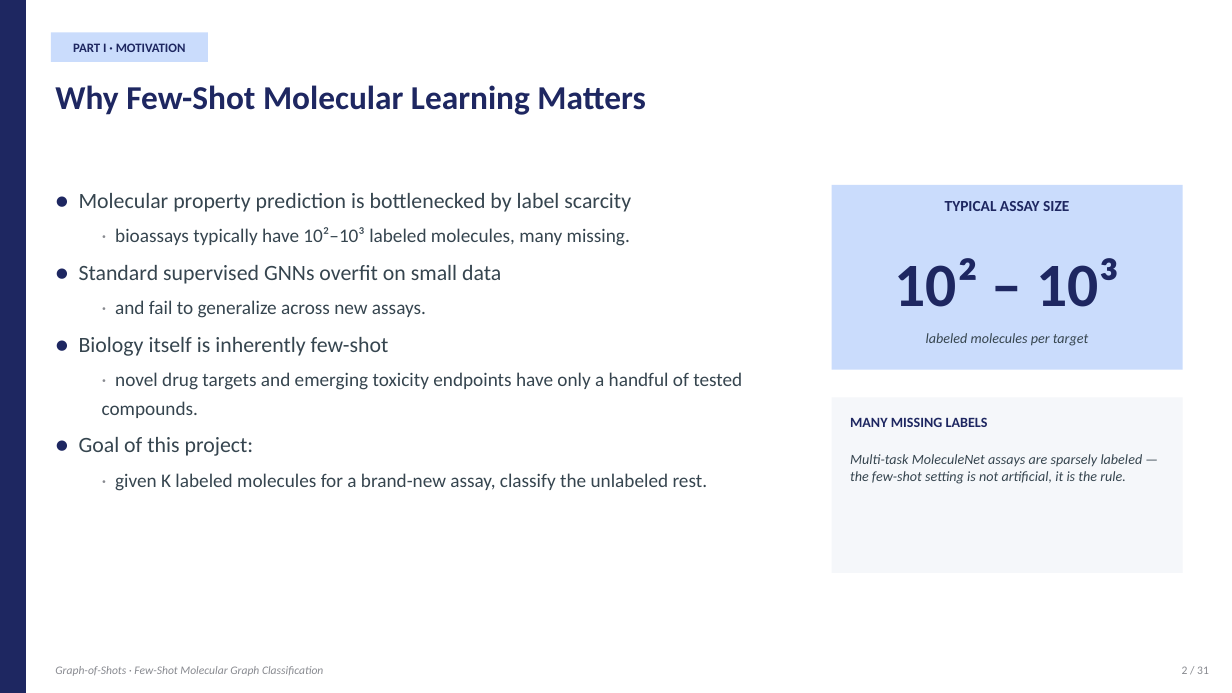
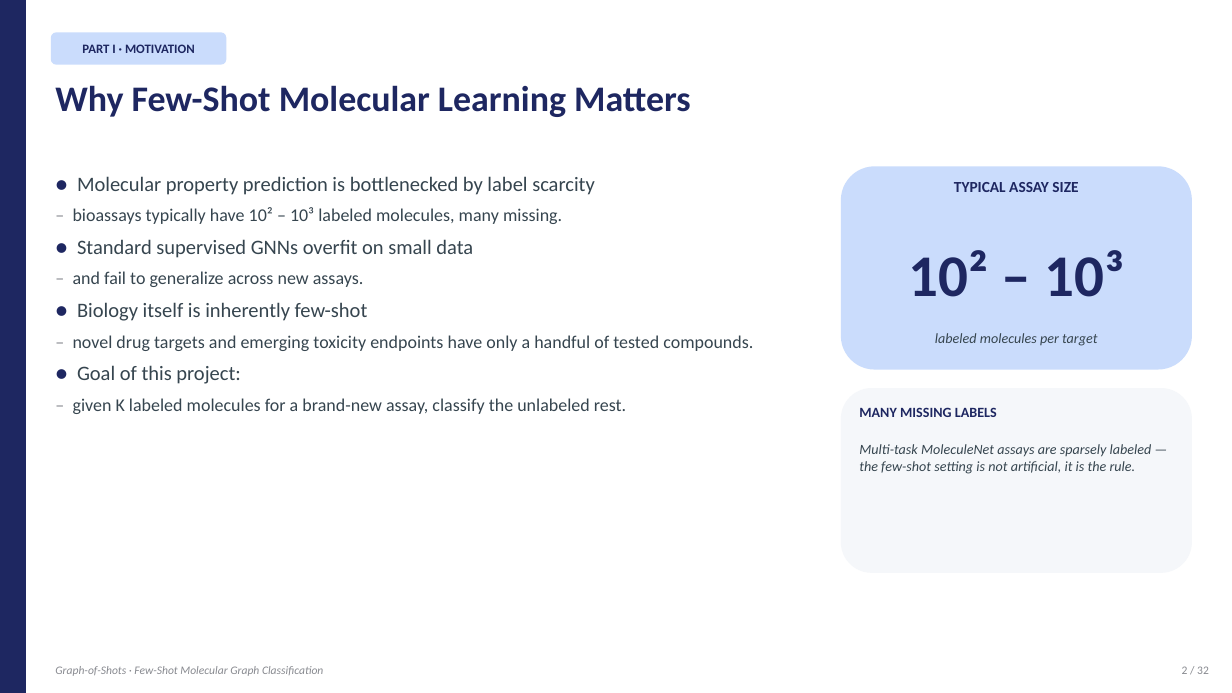
Before and after one commit to BDeMo/proj-mol, a slide deck: slide 2 of presentation/Graph-of-Shots.pptx. Drawn at 1232x693 pixels with LibreOffice and Linux fonts; fonts in the diff are those of the drawing. Boxes give left, top, right and bottom in pixels: in the first picture for what was removed or moved away, otherwise in the second. Text is boxed around its words. In the diff, an @@ line names an element or a change of style, - is before the commit and + after.

Commit message:
Rebuild PPT: native text + math-rendered formula images + clean diagrams
Previous approach used python-pptx shapes for formulas and custom diagrams,
which rendered unpredictably in MS Office (broken math symbols, misaligned
shapes). New approach:

  - All titles, bullets, callouts remain NATIVE PowerPoint text — fully
    editable, consistent formatting across Office versions.
  - Math formulas pre-rendered via matplotlib mathtext → PNG, embedded
    as pictures. Guarantees correct symbols: α, σ, ε, τ, ∑, subscripts,
    superscripts, Euclidean norms.
  - Complex diagrams (supervised pipeline, episode viz, encoder stack,
    GoS pipeline, iterative refinement, bipartite S-Q graph)
    pre-rendered via matplotlib → PNG, embedded as pictures.
  - Simple structures (tables, callout boxes, M1-M5 overview grid)
    still built with native pptx rectangles for editability.

Assets:
  presentation/formulas/  10 math PNGs (mathtext, transparent bg)
  presentation/diagrams/  6 diagram PNGs (matplotlib, transparent bg)
  presentation/figures/   4 result plots (from earlier)

```diff
--- a/presentation/Graph-of-Shots.pptx
+++ b/presentation/Graph-of-Shots.pptx
@@ text "PART I · MOTIVATION": place and size @@
-text "PART I · MOTIVATION" at [73, 43, 186, 52]
+text "PART I · MOTIVATION" at [82, 44, 195, 53]
@@ rectangle to rounded rectangle in 3 elements at [841, 388, 1192, 573], [841, 166, 1192, 370], [51, 32, 226, 65] @@
@@ rounded rectangle: place and size @@
-rounded rectangle at [51, 32, 208, 62]
+rounded rectangle at [51, 32, 226, 65]
@@ text "Why Few-Shot Molecular Learning Matters" at [55, 85, 691, 117]: size 26 to 28 pt @@
@@ text "● Molecular property prediction is ...": place and size @@
-text "● Molecular property prediction is ..." at [79, 193, 742, 491]
+text "● Molecular property prediction is ..." at [73, 176, 753, 414]
@@ text at [77, 176, 595, 384]: size 17 to 16 pt in "● Molecular property prediction is bottlenecked by ...", "● Standard supervised GNNs overfit on small ...", "● Biology itself is inherently few-shot", "● Goal of this project:"; line spacing 1.25 to 1.2; less space between paragraphs @@
@@ text "TYPICAL ASSAY SIZE": place and size @@
-text "TYPICAL ASSAY SIZE" at [945, 201, 1069, 211]
+text "TYPICAL ASSAY SIZE" at [954, 182, 1078, 192]
@@ rounded rectangle: place and size @@
-rounded rectangle at [832, 185, 1183, 370]
+rounded rectangle at [841, 166, 1192, 370]
@@ text at [73, 207, 562, 224]: text changed; size 15 to 14 pt @@
-  · bioassays typically have 10²–10³ labeled molecules, many missing.
+– bioassays typically have 10² – 10³ labeled molecules, many missing.
@@ text "10² – 10³": place and size @@
-text "10² – 10³" at [895, 258, 1119, 307]
+text "10² – 10³" at [909, 250, 1124, 297]
@@ text "10² – 10³" at [909, 250, 1124, 297]: size 48 to 46 pt @@
@@ text at [73, 271, 364, 287]: text changed; size 15 to 14 pt @@
-  · and fail to generalize across new assays.
+– and fail to generalize across new assays.
@@ text "labeled molecules per target": place and size @@
-text "labeled molecules per target" at [926, 333, 1088, 346]
+text "labeled molecules per target" at [935, 333, 1097, 346]
@@ text at [73, 335, 753, 351]: text changed; size 15 to 14 pt @@
-  · novel drug targets and emerging toxicity endpoints have only a handful of tested compounds.
+– novel drug targets and emerging toxicity endpoints have only a handful of tested compounds.
@@ rounded rectangle: place and size @@
-rounded rectangle at [832, 397, 1183, 573]
+rounded rectangle at [841, 388, 1192, 573]
@@ text at [73, 398, 626, 414]: text changed; size 15 to 14 pt @@
-  · given K labeled molecules for a brand-new assay, classify the unlabeled rest.
+– given K labeled molecules for a brand-new assay, classify the unlabeled rest.
@@ text "MANY MISSING LABELS": place and size @@
-text "MANY MISSING LABELS" at [850, 417, 988, 427]
+text "MANY MISSING LABELS" at [859, 407, 997, 417]
@@ text "Multi-task MoleculeNet assays are sparsely ...": place and size @@
-text "Multi-task MoleculeNet assays are sparsely ..." at [850, 454, 1143, 484]
+text "Multi-task MoleculeNet assays are sparsely ..." at [859, 444, 1152, 474]
```
Also in this commit, not shown: 31 other slides changed, 17 other files.
